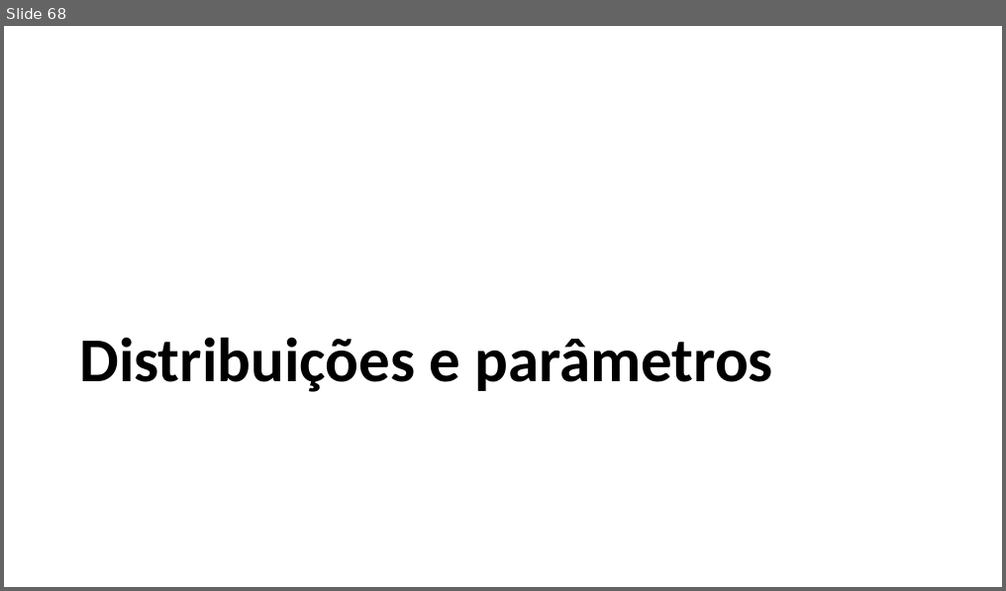
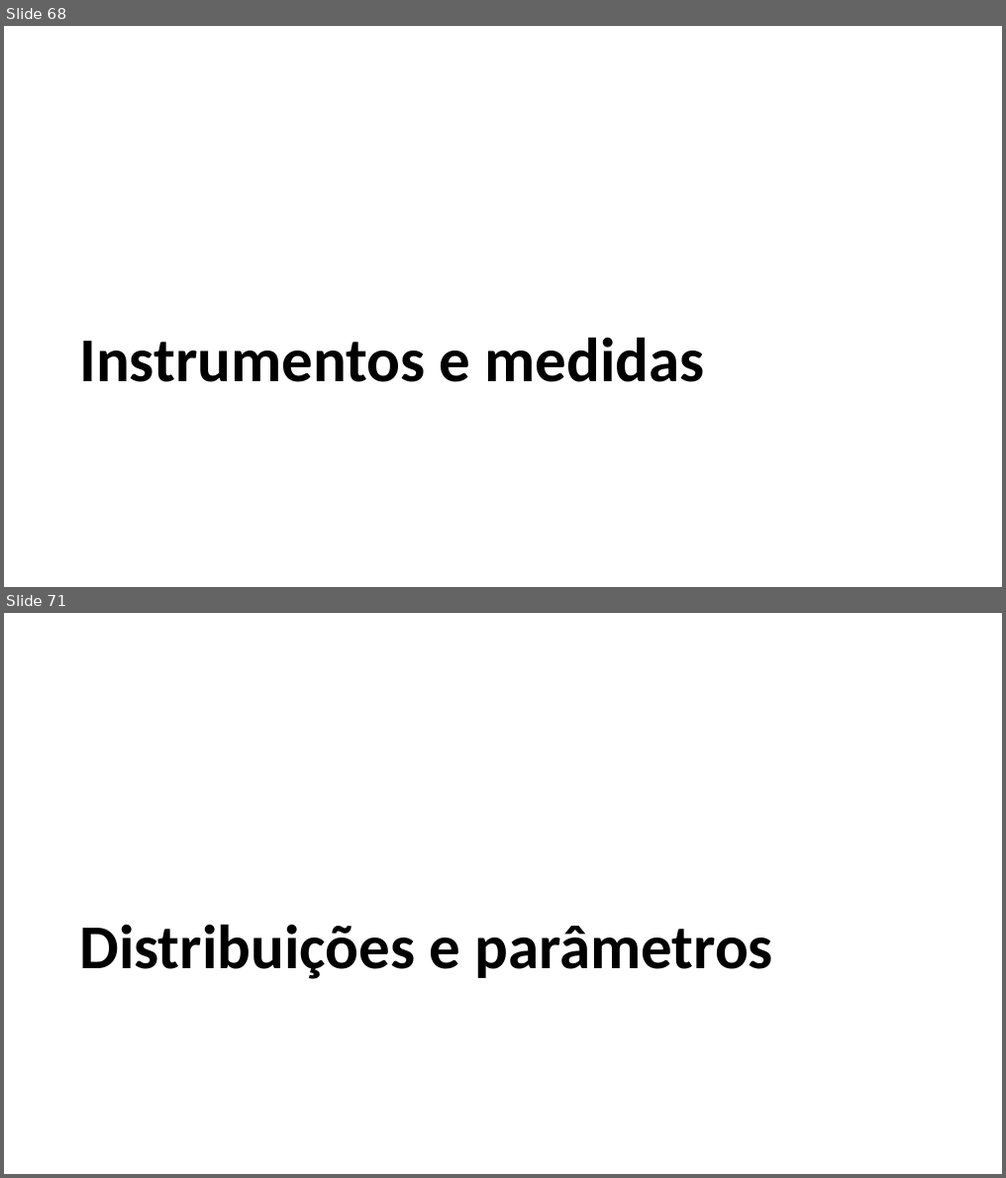
Before and after one commit to FerreiraAS/Ciencia-com-R, a slide deck: docs/Ciencia-com-R.pptx. Shown one above the other, each under a label of ours: slide 68 before the commit, slides 68 and 71 after it; the slides between them are not shown. The pictures are 1006x591 and 1006x1178 pixels, drawn with LibreOffice and Linux fonts; fonts in the diff are those of the drawing. Boxes give left, top, right and bottom in pixels: in the first picture for what was removed or moved away, otherwise in the second. Text is boxed around its words. In the diff, an @@ line names an element or a change of style, - is before the commit and + after.

```diff
--- a/docs/Ciencia-com-R.pptx
+++ b/docs/Ciencia-com-R.pptx
@@ slide 68 added at bbox=[4, 26, 1002, 587], background #FFFFFF @@
@@ title added at bbox=[79, 337, 705, 382], 60 pt, text #000000, bold @@
+Instrumentos e medidas
@@ what was slide 68 is now slide 71 @@
```
Also in this commit, not shown: 6 slides changed, 2 other slides added, 58 other files.
